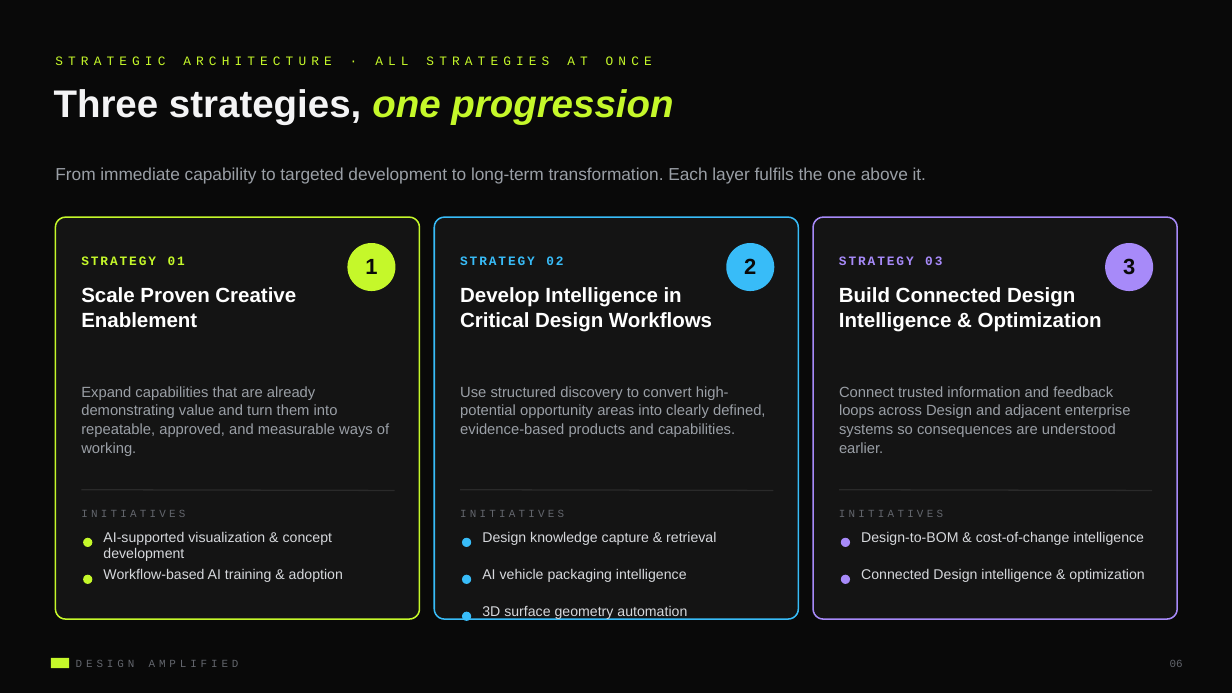
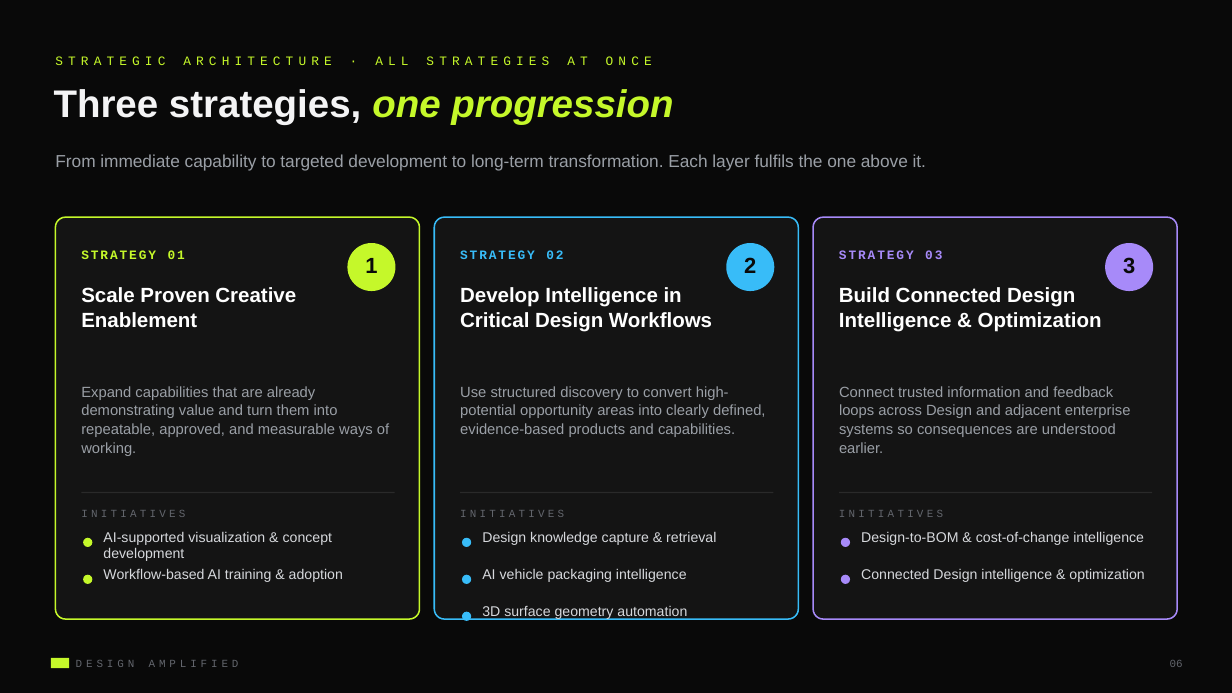
Before and after one commit to LG-Succe55/CLAUDE, a slide deck: slide 6 of Design_Amplified.pptx. Drawn at 1232x693 pixels with LibreOffice and Linux fonts; fonts in the diff are those of the drawing. Boxes give left, top, right and bottom in pixels: in the first picture for what was removed or moved away, otherwise in the second. Text is boxed around its words. In the diff, an @@ line names an element or a change of style, - is before the commit and + after.

```diff
--- a/Design_Amplified.pptx
+++ b/Design_Amplified.pptx
@@ vertical alignment middle to top in 4 elements at (55,154,926,171), (81,250,185,259), (460,250,563,259), (839,250,942,259) @@
@@ line removed from (81, 490) to (395, 491) @@
@@ rectangle added at (81,492,395,493), fill #2A2A2A @@
@@ line removed from (460, 490) to (774, 491) @@
@@ rectangle added at (460,492,774,493), fill #2A2A2A @@
@@ line removed from (839, 490) to (1153, 491) @@
@@ rectangle added at (839,492,1153,493), fill #2A2A2A @@
```
Also in this commit, not shown: 16 other slides changed, 1 other file.
